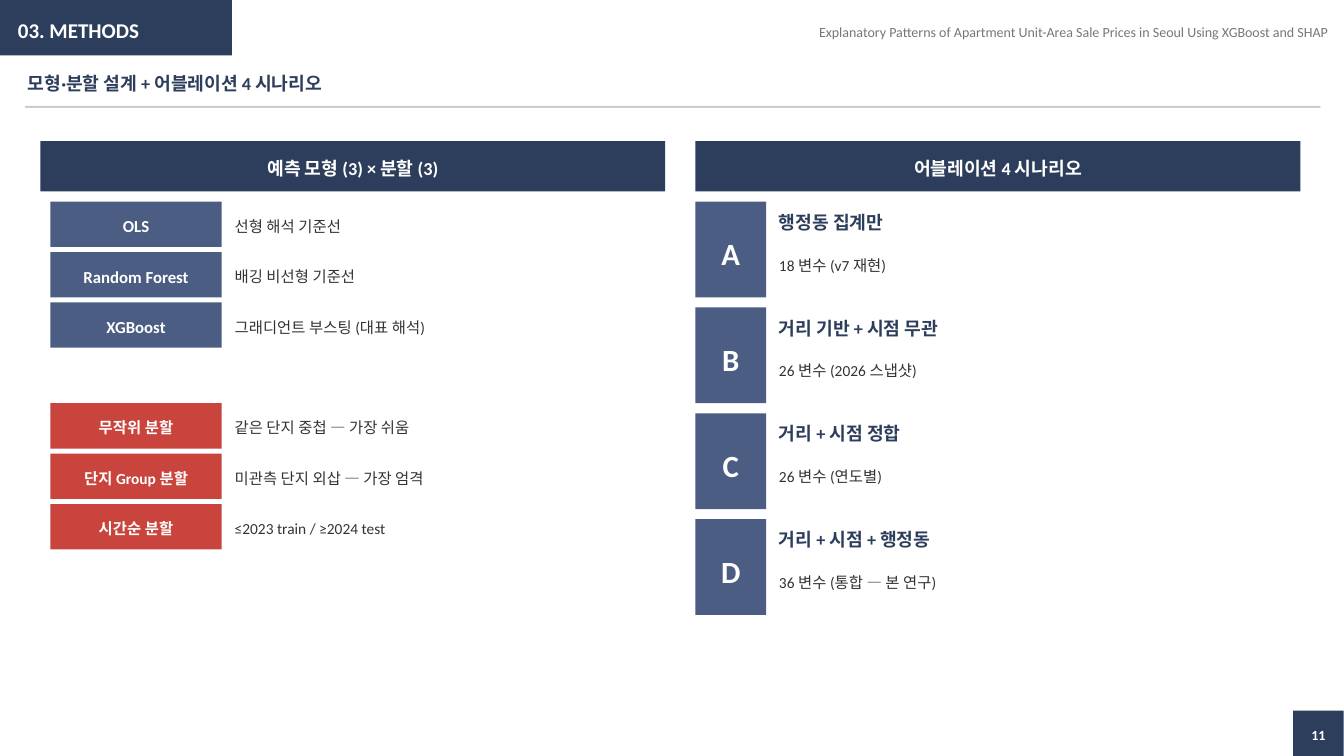
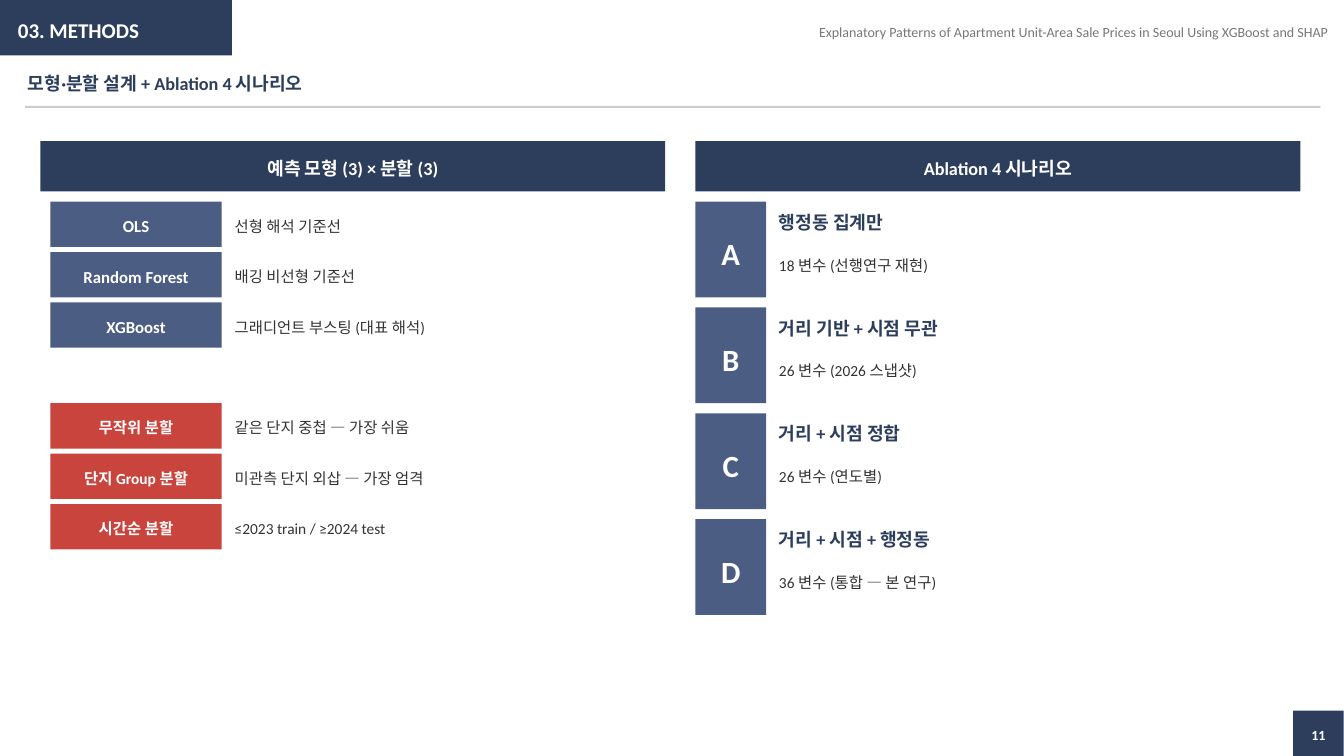
Before and after one commit to seokmogu/thesis-seoul-apt-xai, a slide deck: slide 11 of paper/중간발표_박현근.pptx. Drawn at 1344x756 pixels with LibreOffice and Linux fonts; fonts in the diff are those of the drawing. Boxes give left, top, right and bottom in pixels: in the first picture for what was removed or moved away, otherwise in the second. Text is boxed around its words. In the diff, an @@ line names an element or a change of style, - is before the commit and + after.

```diff
--- a/paper/중간발표_박현근.pptx
+++ b/paper/중간발표_박현근.pptx
@@ text at bbox=[28, 74, 303, 92]: text changed @@
-모형·분할 설계 + 어블레이션 4 시나리오
+모형·분할 설계 + Ablation 4 시나리오
@@ text at bbox=[924, 159, 1072, 177]: text changed @@
-어블레이션 4 시나리오
+Ablation 4 시나리오
@@ text at bbox=[779, 258, 928, 273]: text changed @@
-18 변수 (v7 재현)
+18 변수 (선행연구 재현)
```
Also in this commit, not shown: 7 other slides changed, 24 other files.
